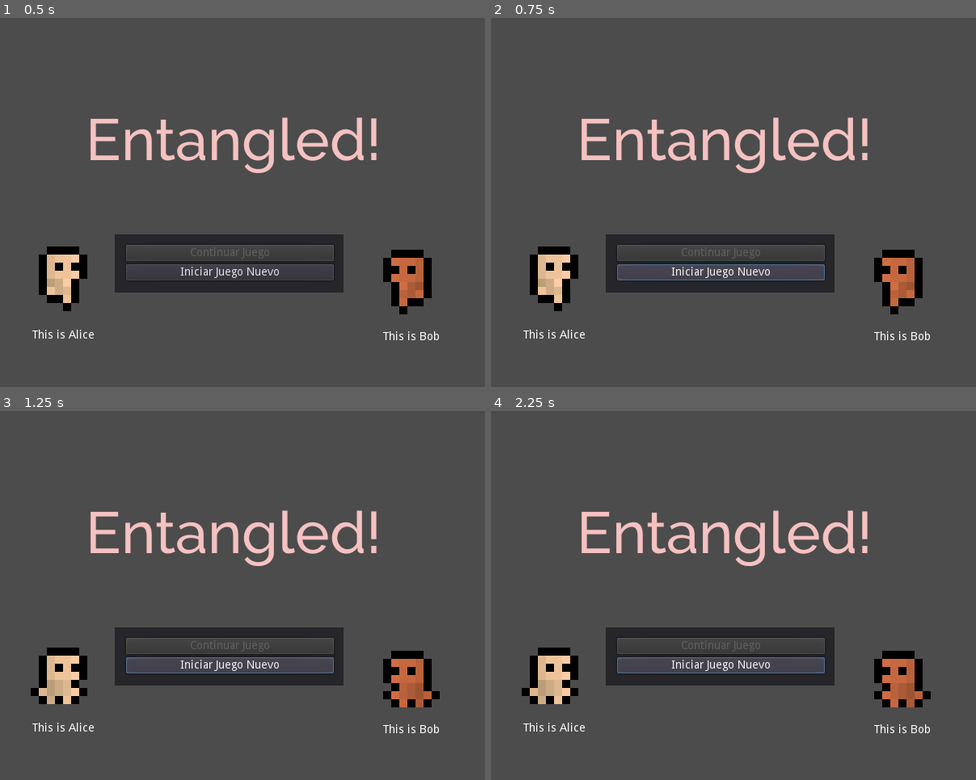
Above: before the commit, frames 1-4 (two rows, left to right).
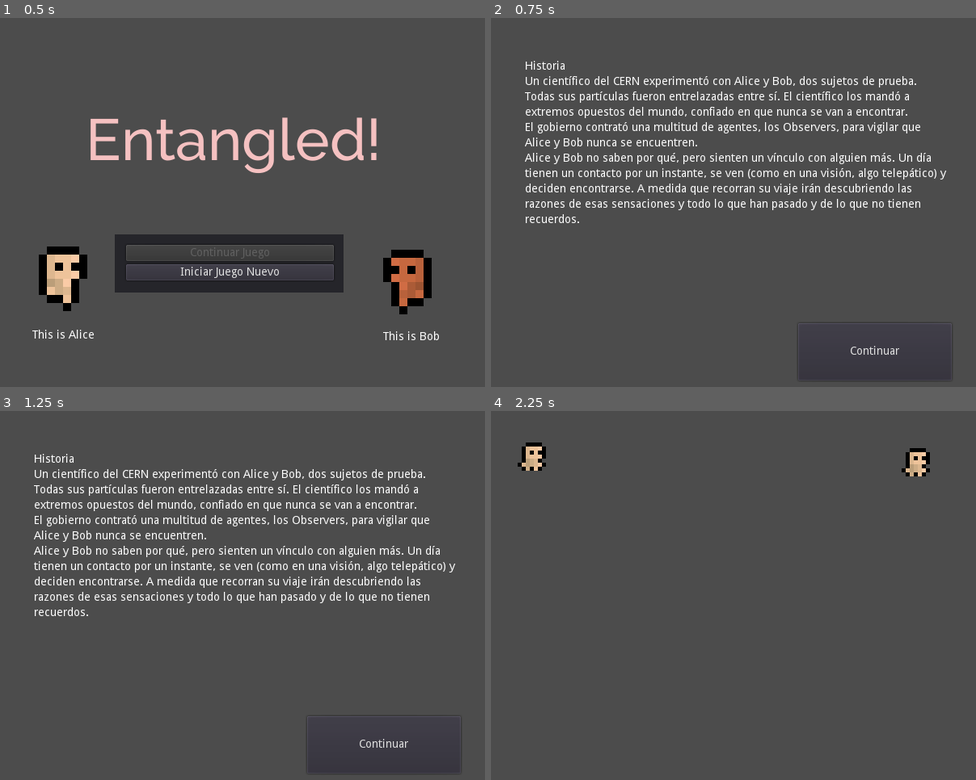
Above: after the commit, the same moments.

Repository: estebanzapirain/entangled-
Game: Godot game, scene res://menu.tscn
The game is run twice, just before and just after one commit, with the same random seed, the same clock (stepped at 60 frames per second) and the same inputs.
Inputs (mouse positions are in pixels of both pictures, inside the frame that each line leads up to):
- Up to frame 1 (0.5 s): no input
- Up to frame 2 (0.75 s): click "Iniciar Juego Nuevo" at 0.5 s
- Up to frame 3 (1.25 s): no input
- Up to frame 4 (2.25 s): click (874, 743) at 1.25 s, where only the run after the commit has a clickable "Continuar"; click (718, 665) at 2 s, where only the run before the commit has a clickable "Iniciar Juego Nuevo"

Frame 1 is identical in both runs. In frame 2, 15% of the frame differs, in the area x 6-94%, y 11-92%; in frame 3, 16%; in frame 4, 10%.

Commit message:
Arbol de escenas y jugador

Diff:
--- /dev/null
+++ b/intro.gd
@@ -0,0 +1,14 @@
+extends Node
+
+
+# Declare member variables here. Examples:
+# var a = 2
+# var b = "text"
+
+
+# Called when the node enters the scene tree for the first time.
+func _ready():
+	pass # Replace with function body.
+
+func _on_continuarBtn_pressed():
+	get_tree().change_scene("world.tscn")
--- /dev/null
+++ b/intro.tscn
@@ -0,0 +1,34 @@
+[gd_scene load_steps=2 format=2]
+
+[ext_resource path="res://intro.gd" type="Script" id=1]
+
+[node name="Node2D" type="Node2D"]
+script = ExtResource( 1 )
+
+[node name="RichTextLabel" type="RichTextLabel" parent="."]
+margin_left = 42.0
+margin_top = 63.0
+margin_right = 571.0
+margin_bottom = 297.0
+custom_constants/line_separation = 5
+custom_constants/shadow_as_outline = 4
+text = "Historia
+Un científico del CERN experimentó con Alice y Bob, dos sujetos de prueba. Todas sus partículas fueron entrelazadas entre sí. El científico los mandó a extremos opuestos del mundo, confiado en que nunca se van a encontrar.
+El gobierno contrató una multitud de agentes, los Observers, para vigilar que Alice y Bob nunca se encuentren.
+Alice y Bob no saben por qué, pero sienten un vínculo con alguien más. Un día tienen un contacto por un instante, se ven (como en una visión, algo telepático) y deciden encontrarse. A medida que recorran su viaje irán descubriendo las razones de esas sensaciones y todo lo que han pasado y de lo que no tienen recuerdos.
+"
+scroll_following = true
+__meta__ = {
+"_edit_use_anchors_": false
+}
+
+[node name="continuarBtn" type="Button" parent="."]
+margin_left = 380.0
+margin_top = 388.0
+margin_right = 570.0
+margin_bottom = 459.0
+text = "Continuar"
+__meta__ = {
+"_edit_use_anchors_": false
+}
+[connection signal="pressed" from="continuarBtn" to="." method="_on_continuarBtn_pressed"]
--- a/menu.gd
+++ b/menu.gd
@@ -14,3 +14,7 @@
 # Called every frame. 'delta' is the elapsed time since the previous frame.
 #func _process(delta):
 	# $aliceAnimPlayer.play("aliceWalk")
+
+
+func _on_nuevoBtn_pressed():
+	get_tree().change_scene("intro.tscn")
--- a/menu.tscn
+++ b/menu.tscn
@@ -134,3 +134,4 @@
 
 [node name="bobAnimPlayer" type="AnimationPlayer" parent="."]
 anims/bobWalk = SubResource( 3 )
+[connection signal="pressed" from="Panel/VBoxContainer/nuevoBtn" to="." method="_on_nuevoBtn_pressed"]
--- /dev/null
+++ b/player.gd
@@ -0,0 +1,42 @@
+extends KinematicBody2D
+
+export var speed = 200
+var moving_via_mouse = false
+var target = Vector2()
+var velocity = Vector2()
+
+func get_input():
+	velocity = Vector2()
+	# cant move via keys if moving with the mouse
+	if moving_via_mouse == false:
+		if Input.is_action_pressed("right"):
+			velocity.x += 1
+		if Input.is_action_pressed("left"):
+			velocity.x -= 1
+		if Input.is_action_pressed("up"):
+			velocity.y -= 1
+		if Input.is_action_pressed("down"):
+			velocity.y += 1
+	if Input.is_mouse_button_pressed(BUTTON_LEFT):
+		target = get_global_mouse_position()
+		moving_via_mouse = true
+	$AnimationPlayer.play("Walk");
+
+func _physics_process(delta):
+	get_input()
+	if moving_via_mouse:
+		velocity = (target - position).normalized() * speed
+
+
+	if position.distance_to(target) < 5 and moving_via_mouse:
+		moving_via_mouse = false
+		velocity = Vector2.ZERO
+
+	if velocity == Vector2.ZERO:
+		$AnimationPlayer.play("Idle")
+
+		velocity = Vector2.ZERO
+
+	velocity = velocity.normalized() * speed
+	velocity = move_and_slide(velocity)
+	velocity = Vector2.ZERO
--- /dev/null
+++ b/player.tscn
@@ -0,0 +1,59 @@
+[gd_scene load_steps=6 format=2]
+
+[ext_resource path="res://assets/Minifantasy_HumanWalkSpriteSheet.png" type="Texture" id=1]
+[ext_resource path="res://player.gd" type="Script" id=2]
+
+[sub_resource type="RectangleShape2D" id=1]
+extents = Vector2( 16.8924, 16.3343 )
+
+[sub_resource type="Animation" id=3]
+resource_name = "Idle"
+tracks/0/type = "value"
+tracks/0/path = NodePath("Sprite:frame")
+tracks/0/interp = 1
+tracks/0/loop_wrap = true
+tracks/0/imported = false
+tracks/0/enabled = true
+tracks/0/keys = {
+"times": PoolRealArray( -0.1, 0 ),
+"transitions": PoolRealArray( 1, 1 ),
+"update": 1,
+"values": [ 0, 0 ]
+}
+
+[sub_resource type="Animation" id=2]
+resource_name = "Walk"
+length = 0.2
+tracks/0/type = "value"
+tracks/0/path = NodePath("Sprite:frame")
+tracks/0/interp = 1
+tracks/0/loop_wrap = true
+tracks/0/imported = false
+tracks/0/enabled = true
+tracks/0/keys = {
+"times": PoolRealArray( 0, 0.1, 0.2 ),
+"transitions": PoolRealArray( 1, 1, 1 ),
+"update": 1,
+"values": [ 0, 3, 0 ]
+}
+
+[node name="Player" type="Node2D"]
+
+[node name="KinematicBody2D" type="KinematicBody2D" parent="."]
+script = ExtResource( 2 )
+
+[node name="CollisionShape2D" type="CollisionShape2D" parent="KinematicBody2D"]
+position = Vector2( 23.5365, 34.6863 )
+shape = SubResource( 1 )
+
+[node name="Sprite" type="Sprite" parent="KinematicBody2D"]
+position = Vector2( 24.7978, 26.3727 )
+scale = Vector2( 5, 5 )
+texture = ExtResource( 1 )
+vframes = 4
+hframes = 4
+frame = 1
+
+[node name="AnimationPlayer" type="AnimationPlayer" parent="KinematicBody2D"]
+anims/Idle = SubResource( 3 )
+anims/Walk = SubResource( 2 )
--- a/project.godot
+++ b/project.godot
@@ -25,6 +25,29 @@
 window/size/height=480
 window/size/resizable=false
 
+[input]
+
+left={
+"deadzone": 0.5,
+"events": [ Object(InputEventKey,"resource_local_to_scene":false,"resource_name":"","device":0,"alt":false,"shift":false,"control":false,"meta":false,"command":false,"pressed":false,"scancode":65,"unicode":0,"echo":false,"script":null)
+ ]
+}
+right={
+"deadzone": 0.5,
+"events": [ Object(InputEventKey,"resource_local_to_scene":false,"resource_name":"","device":0,"alt":false,"shift":false,"control":false,"meta":false,"command":false,"pressed":false,"scancode":68,"unicode":0,"echo":false,"script":null)
+ ]
+}
+up={
+"deadzone": 0.5,
+"events": [ Object(InputEventKey,"resource_local_to_scene":false,"resource_name":"","device":0,"alt":false,"shift":false,"control":false,"meta":false,"command":false,"pressed":false,"scancode":87,"unicode":0,"echo":false,"script":null)
+ ]
+}
+down={
+"deadzone": 0.5,
+"events": [ Object(InputEventKey,"resource_local_to_scene":false,"resource_name":"","device":0,"alt":false,"shift":false,"control":false,"meta":false,"command":false,"pressed":false,"scancode":83,"unicode":0,"echo":false,"script":null)
+ ]
+}
+
 [rendering]
 
 quality/driver/driver_name="GLES2"
--- /dev/null
+++ b/world.tscn
@@ -0,0 +1,10 @@
+[gd_scene load_steps=2 format=2]
+
+[ext_resource path="res://player.tscn" type="PackedScene" id=1]
+
+[node name="Node2D" type="Node2D"]
+
+[node name="Player" parent="." instance=ExtResource( 1 )]
+
+[node name="Player2" parent="." instance=ExtResource( 1 )]
+position = Vector2( 475.009, 6.6342 )
